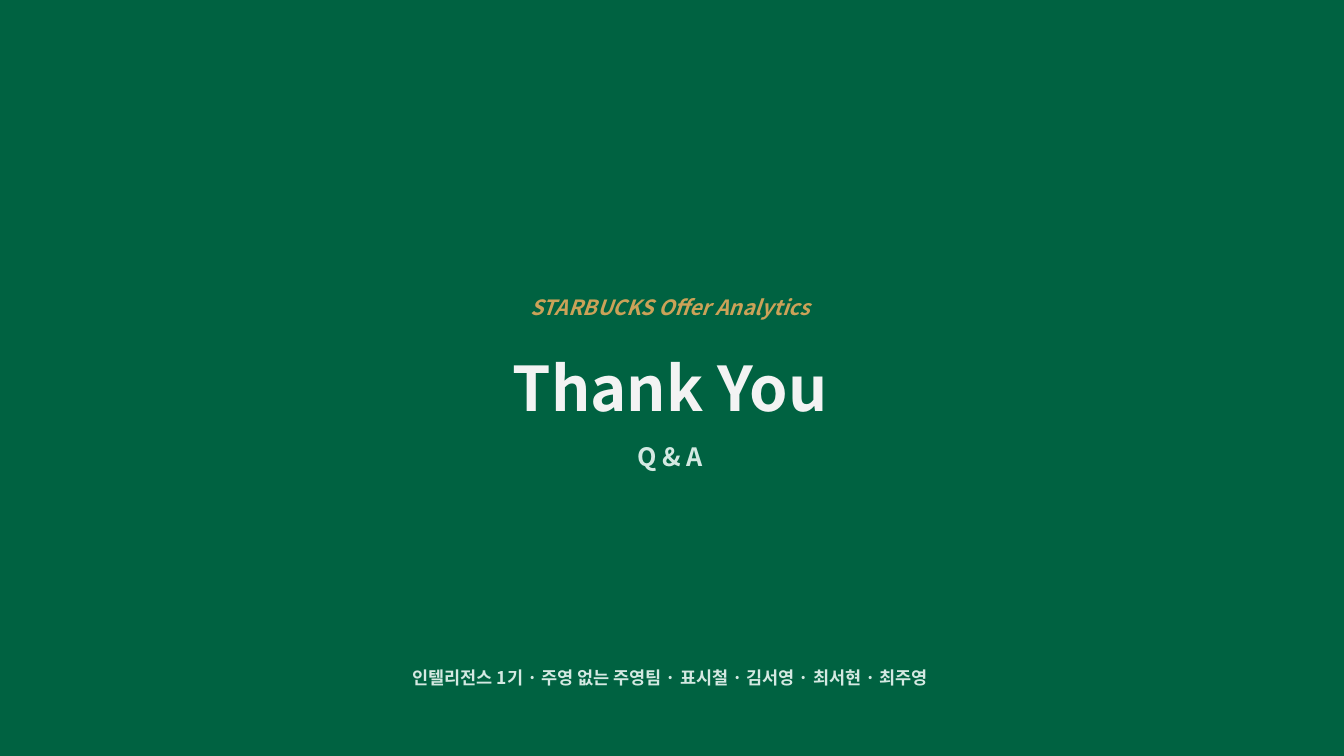
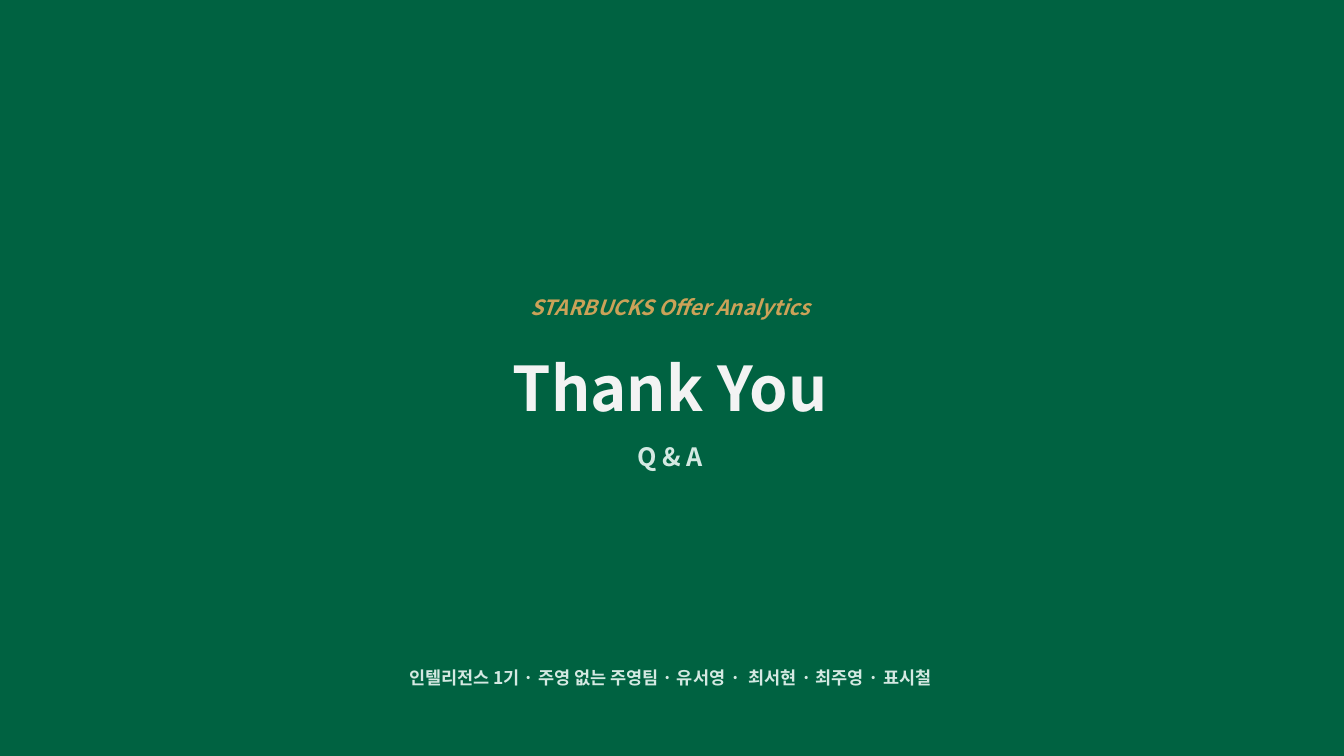
Before and after one commit to Sicheol-Pyo/ai-data-bootcamp, a slide deck: slide 14 of project_2/주영 없는 주영팀 Project2 발표자료.pptx. Drawn at 1344x756 pixels with LibreOffice and Linux fonts; fonts in the diff are those of the drawing. Boxes give left, top, right and bottom in pixels: in the first picture for what was removed or moved away, otherwise in the second. Text is boxed around its words. In the diff, an @@ line names an element or a change of style, - is before the commit and + after.

Commit message:
Project2 발표자료 및 대시보드 최종최종

```diff
--- a/project_2/주영 없는 주영팀 Project2 발표자료.pptx
+++ b/project_2/주영 없는 주영팀 Project2 발표자료.pptx
@@ text at (409,669,931,686): text changed @@
-인텔리전스 1기 · 주영 없는 주영팀 · 표시철 · 김서영 · 최서현 · 최주영
+인텔리전스 1기 · 주영 없는 주영팀 · 유서영 · 최서현 · 최주영 · 표시철
```
